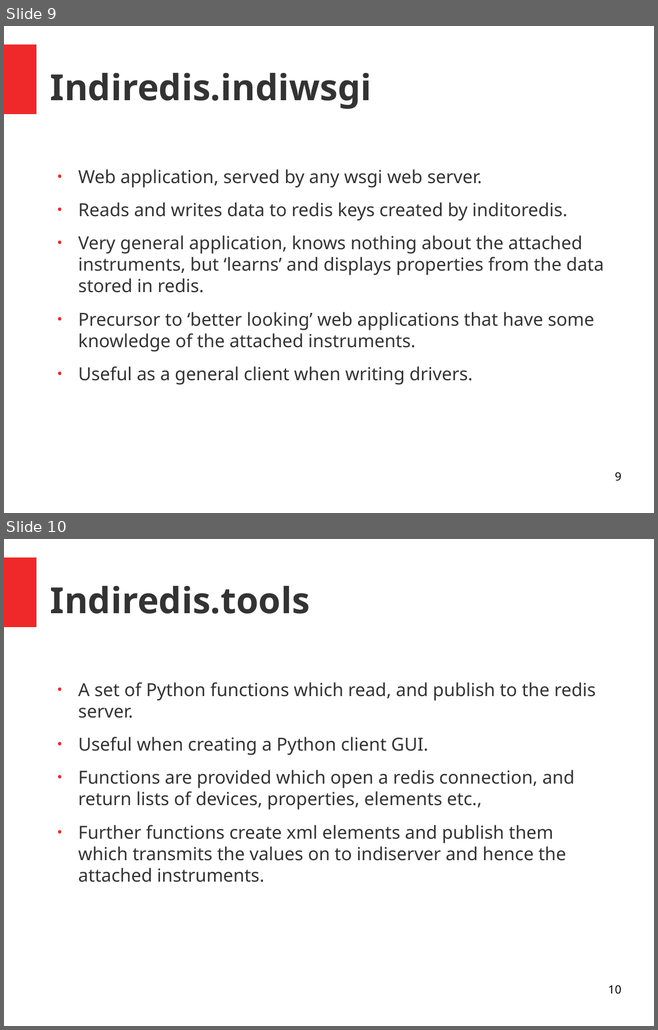
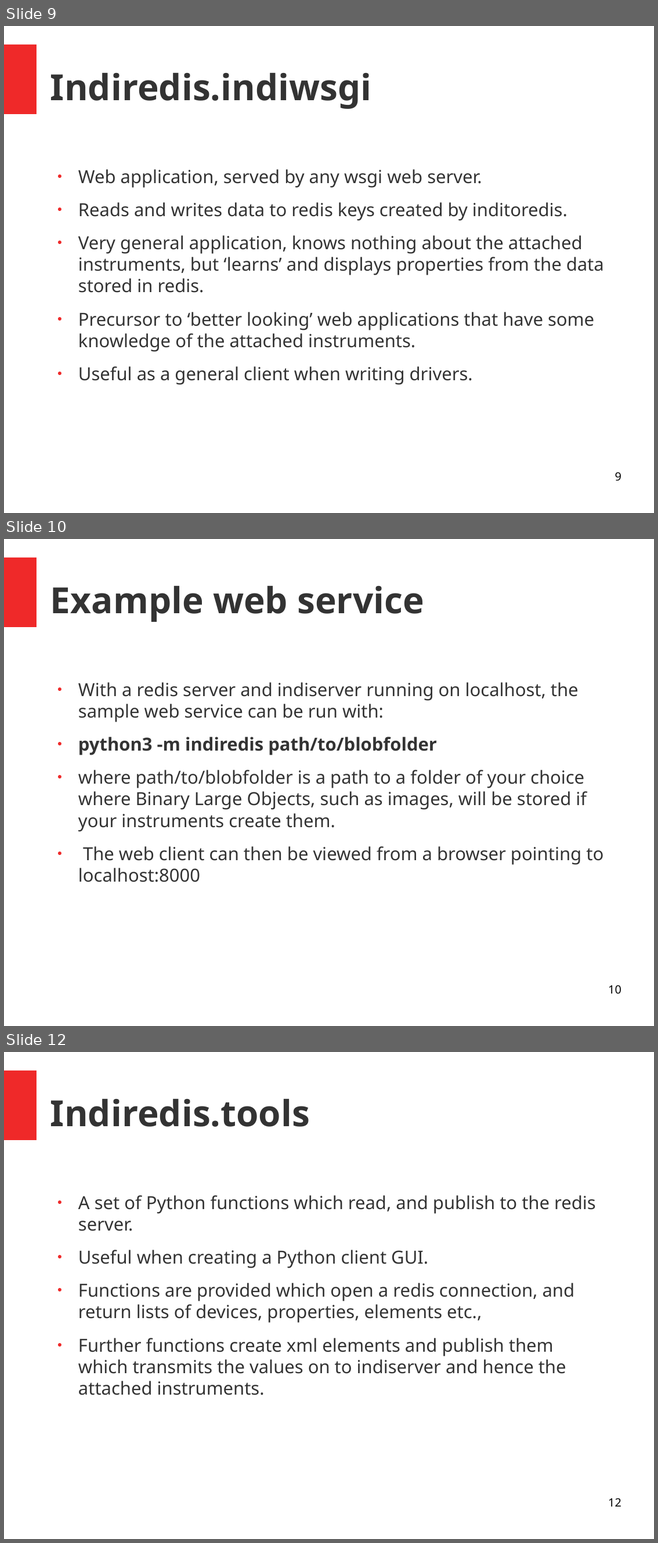
Before and after one commit to bernie-skipole/indi, a slide deck: indislides.odp. Shown one above the other, each under a label of ours: slides 9 and 10 before the commit, slides 9, 10 and 12 after it; the slides between them are not shown. The pictures are 658x1030 and 658x1543 pixels, drawn with LibreOffice and Linux fonts; fonts in the diff are those of the drawing. Boxes give left, top, right and bottom in pixels: in the first picture for what was removed or moved away, otherwise in the second. Text is boxed around its words. In the diff, an @@ line names an element or a change of style, - is before the commit and + after.

Commit message:
Further slides, including web image

```diff
--- a/indislides.odp
+++ b/indislides.odp
@@ slide 10 added at bbox=[4, 539, 654, 1026], background #FFFFFF; not listed: 1 template element that a slide beside it also shows @@
@@ title added at bbox=[50, 586, 424, 622], 44 pt, text #333333, bold @@
+Example web service
@@ text added at bbox=[78, 682, 603, 882], 22 pt, text #333333 @@
+● With a redis server and indiserver running on localhost, the sample web service can be run with:
+● python3 -m indiredis path/to/blobfolder
+● where path/to/blobfolder is a path to a folder of your choice where Binary Large Objects, such as images, will be stored if your instruments create them.
+● The web client can then be viewed from a browser pointing to localhost:8000
@@ page number added at bbox=[608, 985, 621, 994], 14 pt, text #000000 @@
+10
@@ what was slide 10 is now slide 12 @@
@@ page number at bbox=[608, 1498, 621, 1507]: text changed @@
-10
+12
```
Also in this commit, not shown: 1 slide changed, 1 other slide added.
